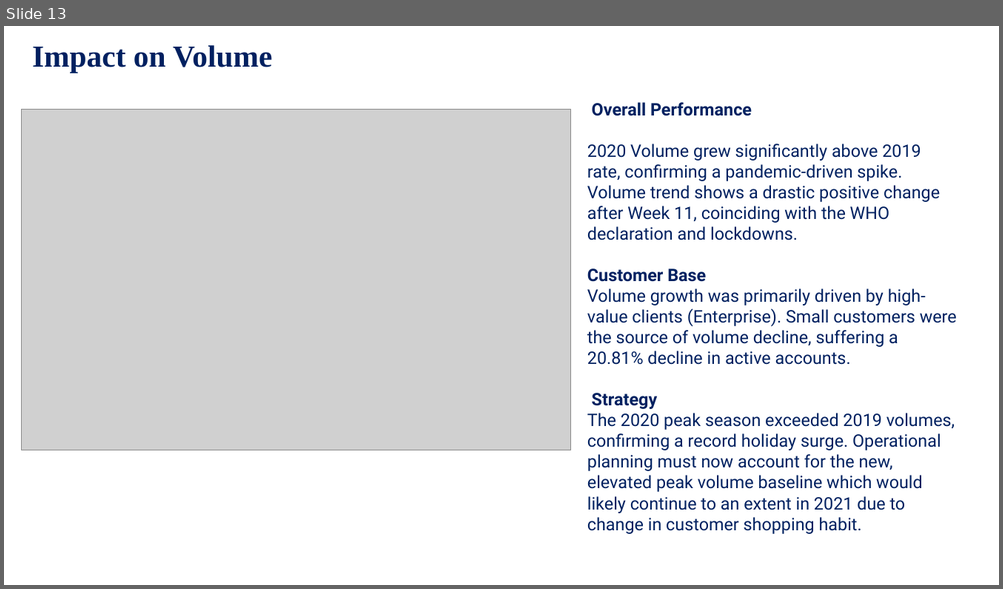
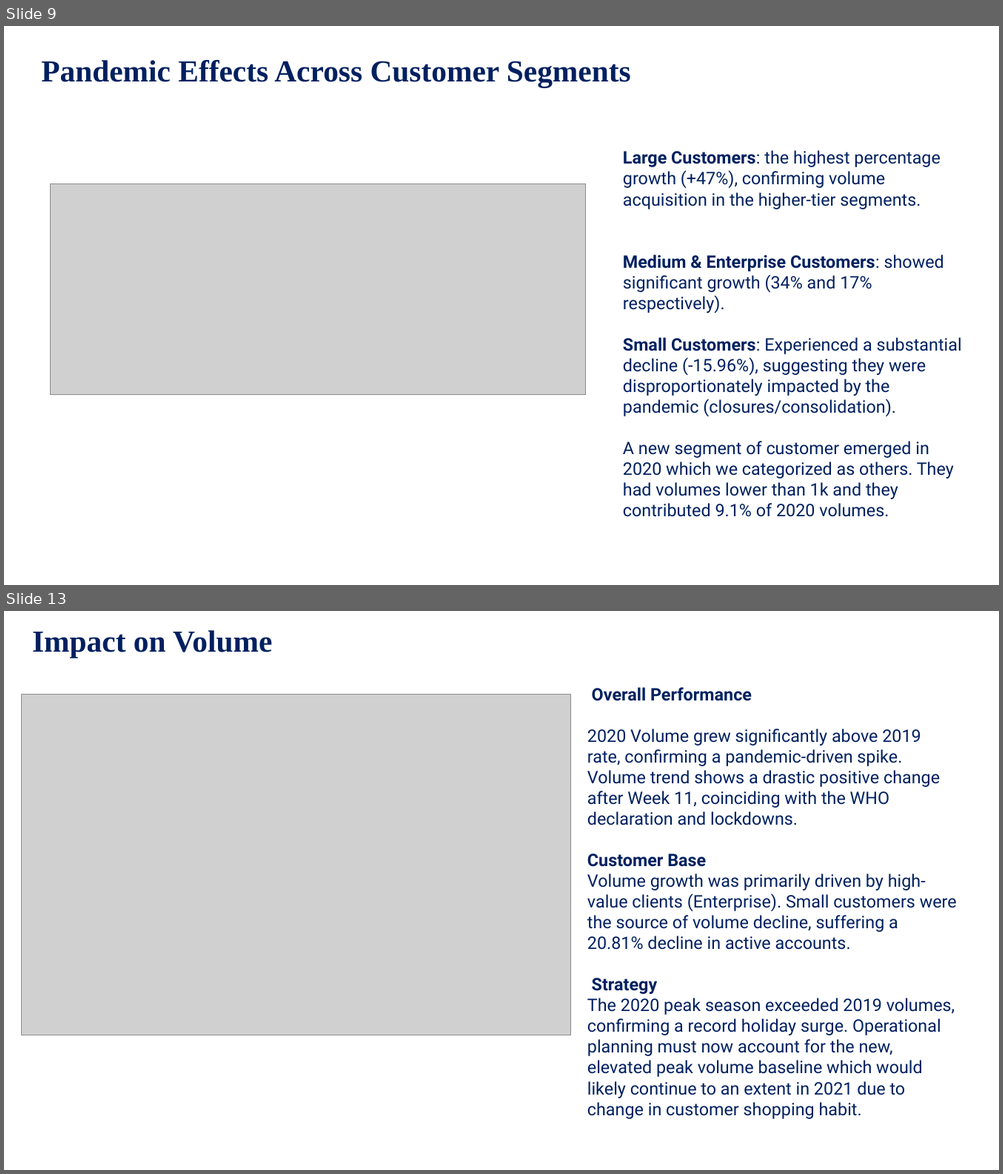
Before and after one commit to Nyleve-George/Covid_Parcel_Business_Project, a slide deck: PresentationE/The-COVID-19-Impact-on-ABC's-Business.pptx. Shown one above the other, each under a label of ours: slide 13 before the commit, slides 9 and 13 after it; the slides between them are not shown. The pictures are 1003x589 and 1003x1174 pixels, drawn with LibreOffice and Linux fonts; fonts in the diff are those of the drawing; grey boxes stand for pictures. Boxes give left, top, right and bottom in pixels: in the first picture for what was removed or moved away, otherwise in the second. Text is boxed around its words. In the diff, an @@ line names an element or a change of style, - is before the commit and + after.

```diff
--- a/PresentationE/The-COVID-19-Impact-on-ABC's-Business.pptx
+++ b/PresentationE/The-COVID-19-Impact-on-ABC's-Business.pptx
@@ slide 9 added at box(4, 26, 999, 585), background #FFFFFF @@
@@ text added at box(41, 60, 631, 88), 35.5 pt, text #002060, bold @@
+Pandemic Effects Across Customer Segments
@@ rectangle added at box(616, 116, 972, 552), fill #FFFFFF, outline #FFFFFF 1 pt, 20 pt, text #002060 @@
+Large Customers: the highest percentage growth (+47%), confirming volume acquisition in the higher-tier segments.
+Medium & Enterprise Customers: showed significant growth (34% and 17% respectively).
+Small Customers: Experienced a substantial decline (-15.96%), suggesting they were disproportionately impacted by the pandemic (closures/consolidation).
+A new segment of customer emerged in 2020 which we categorized as others. They had volumes lower than 1k and they contributed 9.1% of 2020 volumes.
@@ picture added at box(50, 184, 585, 395) @@
```
Also in this commit, not shown: 8 slides changed, 5 other slides added, 2 slides removed, 2 other files.
